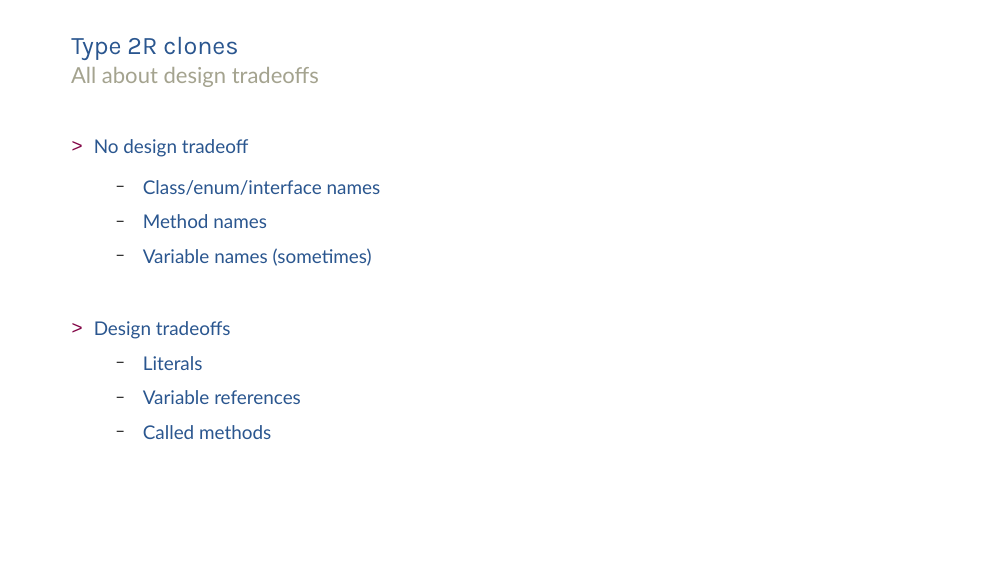
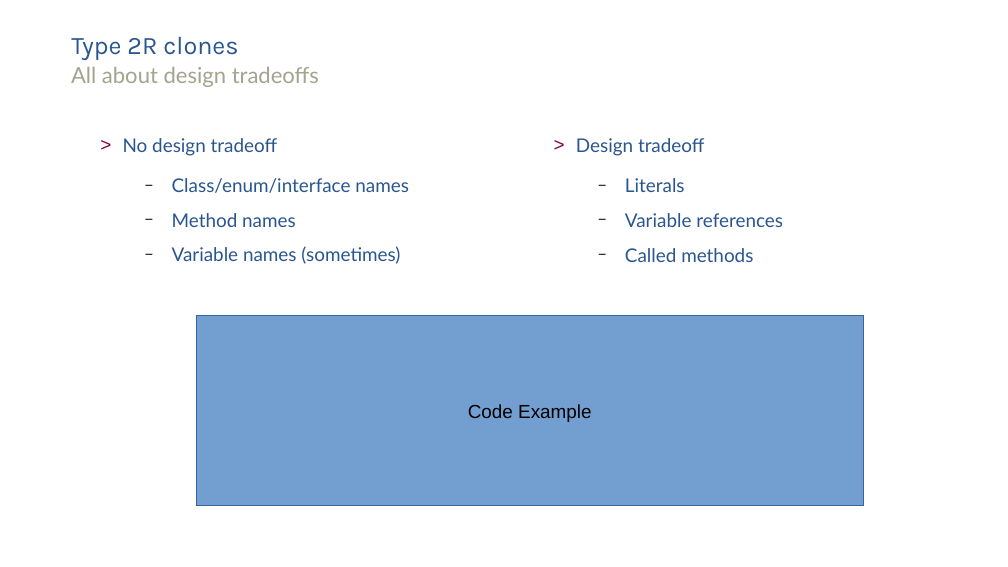
Before and after one commit to SimonBaars/Master-Thesis-Simon-Baars, a slide deck: slide 28 of presentations/FinalPresentation.odp (slide 19 before the commit). Drawn at 1008x567 pixels with LibreOffice and Linux fonts; fonts in the diff are those of the drawing. Boxes give left, top, right and bottom in pixels: in the first picture for what was removed or moved away, otherwise in the second. Text is boxed around its words. In the diff, an @@ line names an element or a change of style, - is before the commit and + after.

```diff
--- a/presentations/FinalPresentation.odp
+++ b/presentations/FinalPresentation.odp
@@ free "No design tradeoff": place and size @@
-free "No design tradeoff" at (71,132,929,504)
+free "No design tradeoff" at (101,131,553,503)
@@ free added at (554,131,1006,503), 18 pt, text #2A568F @@
+> Design tradeoff
+  − Literals
+  − Variable references
+  − Called methods
@@ text in free at (94,321,301,439): paragraphs removed @@
-> Design tradeoffs
-  − Literals
-  − Variable references
-  − Called methods
@@ rectangle added at (197,315,864,506), fill #729FCF, outline #3465A4 0 pt, 18 pt, text #000000 @@
+Code Example
```
Also in this commit, not shown: 17 other slides changed, 20 slides added.
